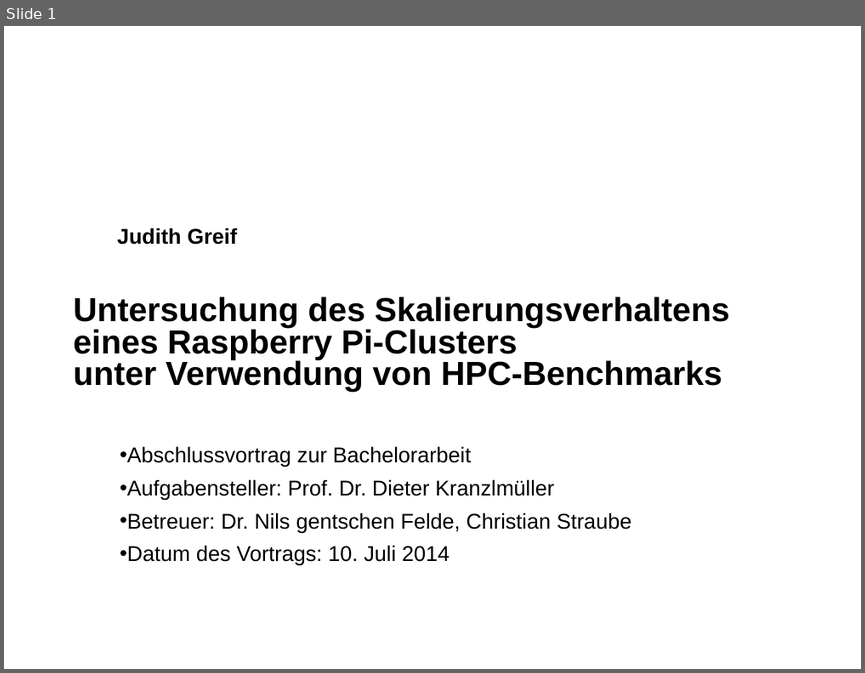
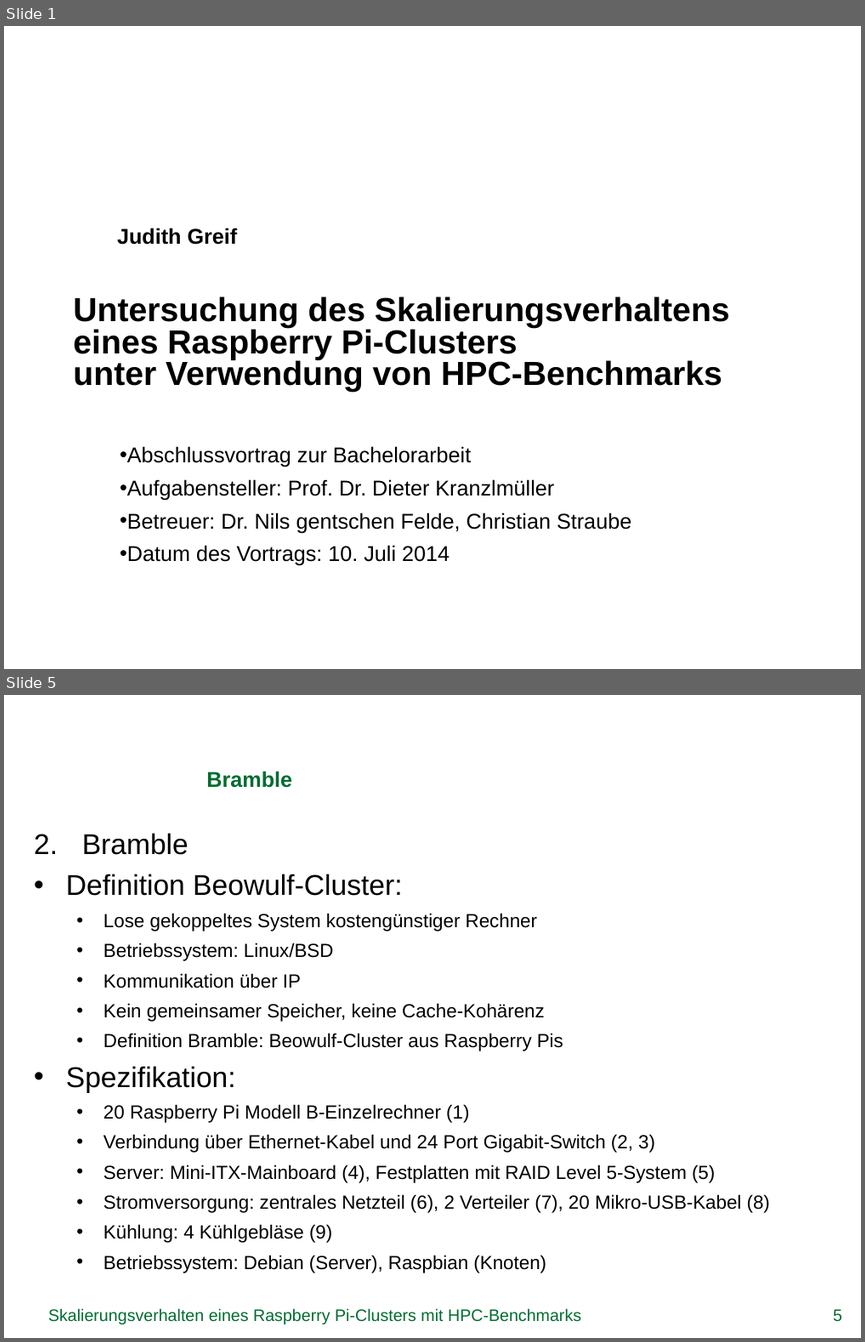
Before and after one commit to missgreenwood/bachelor-arbeit, a slide deck: Disputation/grei14.pptx. Shown one above the other, each under a label of ours: slide 1 before the commit, slides 1 and 5 after it; the slides between them are not shown. The pictures are 865x673 and 865x1342 pixels, drawn with LibreOffice and Linux fonts; fonts in the diff are those of the drawing; background and template pictures are left out. Boxes give left, top, right and bottom in pixels: in the first picture for what was removed or moved away, otherwise in the second. Text is boxed around its words. In the diff, an @@ line names an element or a change of style, - is before the commit and + after.

```diff
--- a/Disputation/grei14.pptx
+++ b/Disputation/grei14.pptx
@@ slide 5 added at [4, 695, 861, 1338], background picture (left out) @@
@@ title added at [206, 771, 292, 788], 18 pt, text #006C30, bold @@
+Bramble
@@ text added at [66, 833, 770, 1273], 16 pt, text #000000 @@
+2. Bramble
+• Definition Beowulf-Cluster:
+  • Lose gekoppeltes System kostengünstiger Rechner
+  • Betriebssystem: Linux/BSD
+  • Kommunikation über IP
+  • Kein gemeinsamer Speicher, keine Cache-Kohärenz
+  • Definition Bramble: Beowulf-Cluster aus Raspberry Pis
+• Spezifikation:
+  • 20 Raspberry Pi Modell B-Einzelrechner (1)
+  • Verbindung über Ethernet-Kabel und 24 Port Gigabit-Switch (2, 3)
+  • Server: Mini-ITX-Mainboard (4), Festplatten mit RAID Level 5-System (5)
+  • Stromversorgung: zentrales Netzteil (6), 2 Verteiler (7), 20 Mikro-USB-Kabel (8)
+  • Kühlung: 4 Kühlgebläse (9)
+  • Betriebssystem: Debian (Server), Raspbian (Knoten)
@@ text added at [48, 1308, 581, 1324], 14 pt, text #006C30 @@
+Skalierungsverhalten eines Raspberry Pi-Clusters mit HPC-Benchmarks
@@ page number added at [833, 1309, 842, 1321], 14 pt, text #006C30 @@
+5
```
Also in this commit, not shown: 3 slides changed, 6 other slides added, 2 other files.
